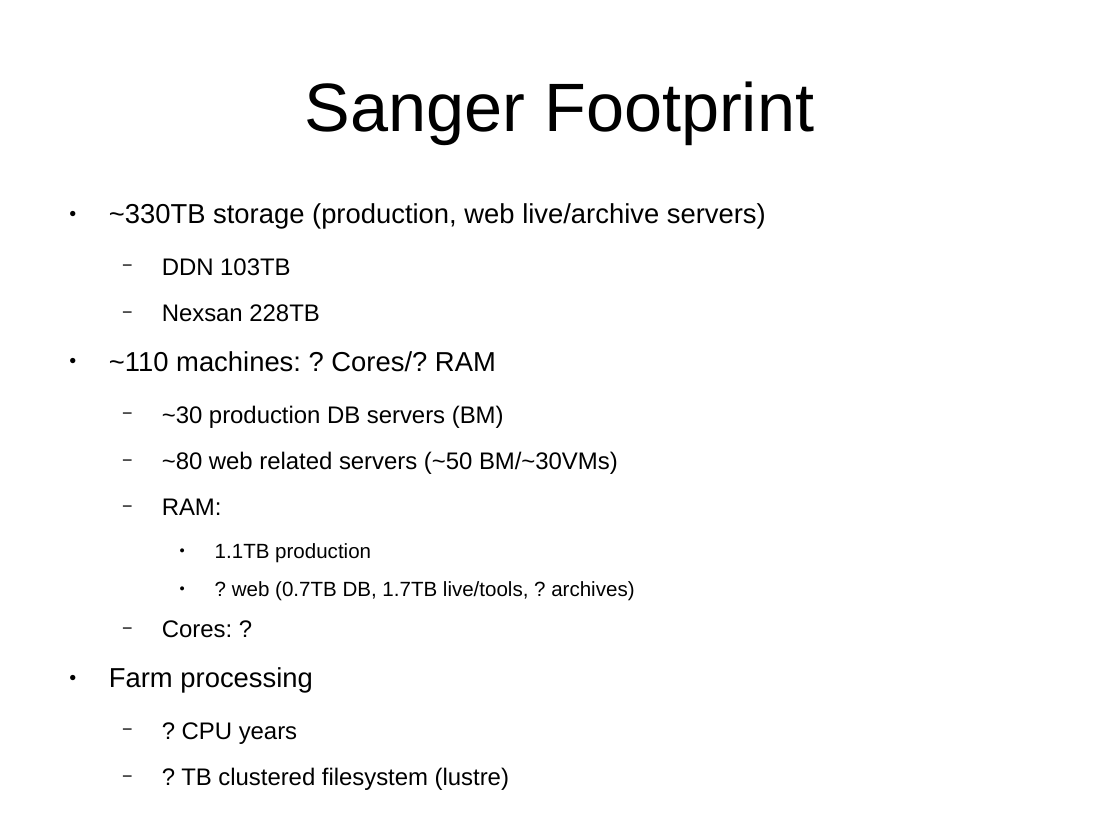
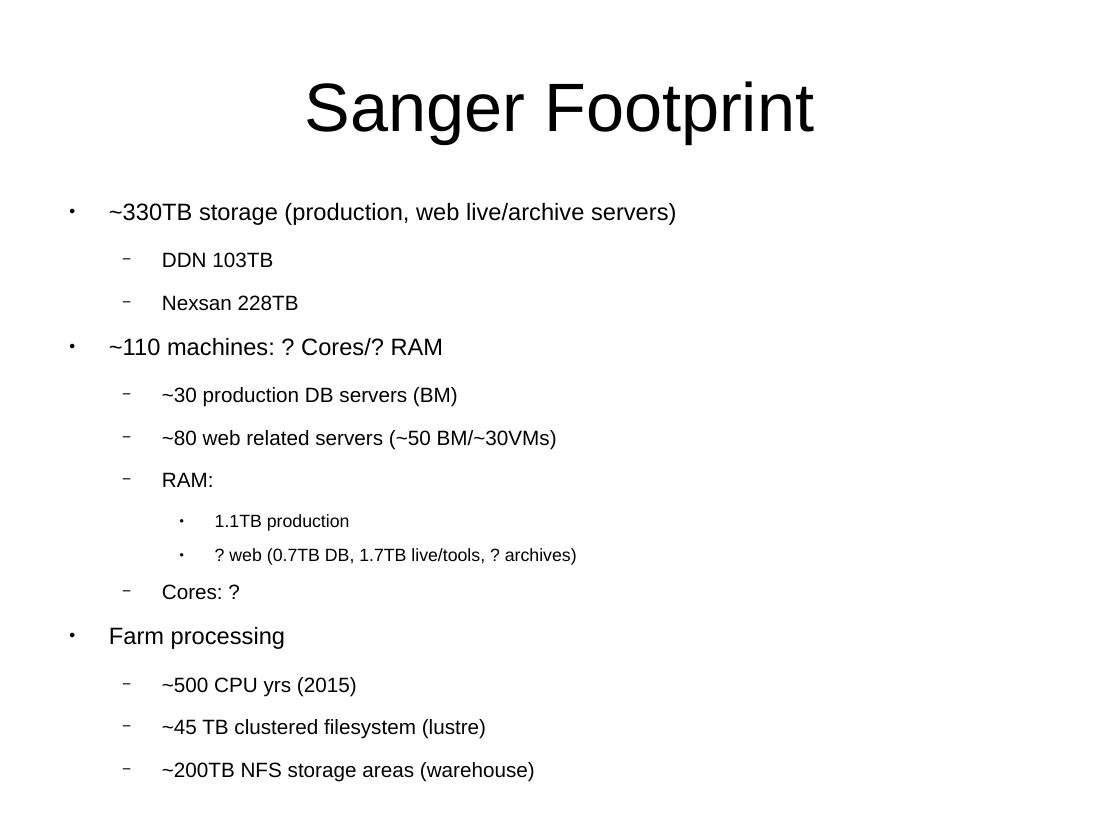
Before and after one commit to avullo/ensembl-migration-pm, a slide deck: slide 5 of data-review-10-16/talk.odp. Drawn at 1120x840 pixels with LibreOffice and Linux fonts; fonts in the diff are those of the drawing; background and template pictures are left out. Boxes give left, top, right and bottom in pixels: in the first picture for what was removed or moved away, otherwise in the second. Text is boxed around its words. In the diff, an @@ line names an element or a change of style, - is before the commit and + after.

```diff
--- a/data-review-10-16/talk.odp
+++ b/data-review-10-16/talk.odp
@@ text at [109,203,676,649]: size 17.6 to 15.2 pt in "~330TB storage (production, web live/archive servers)", "~110 machines: ? Cores/? RAM", "Farm processing"; size 15.4 to 13.3 pt in "DDN 103TB", "Nexsan 228TB", "~30 production DB servers (BM)", "~80 web related servers (~50 BM/~30VMs)" and 2 more places; size 13.2 to 11.4 pt in "1.1TB production", "? web (0.7TB DB, 1.7TB live/tools, ? ..." @@
@@ text at [162,677,535,781]: text changed; size 15.4 to 13.3 pt @@
-  − ? CPU years
-  − ? TB clustered filesystem (lustre)
+  − ~500 CPU yrs (2015)
+  − ~45 TB clustered filesystem (lustre)
+  − ~200TB NFS storage areas (warehouse)
```
Also in this commit, not shown: 2 other slides changed, 1 slide added.
